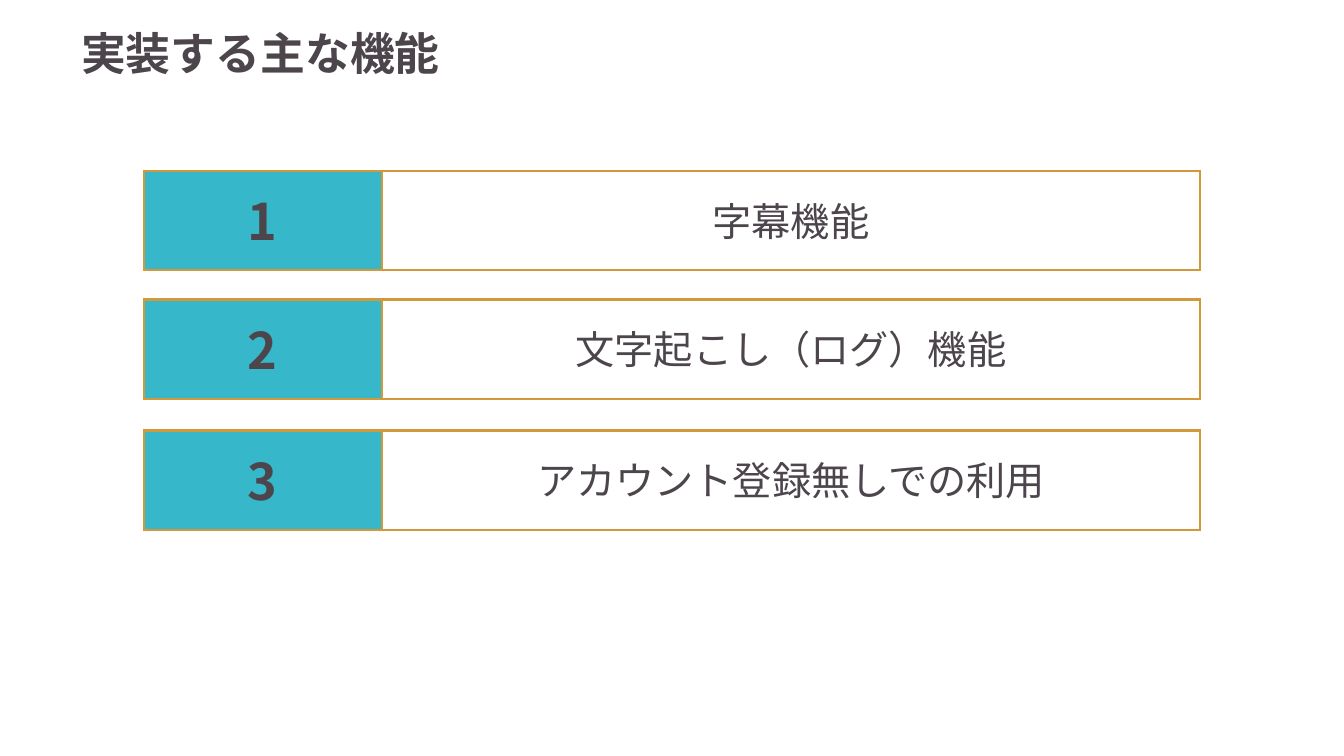
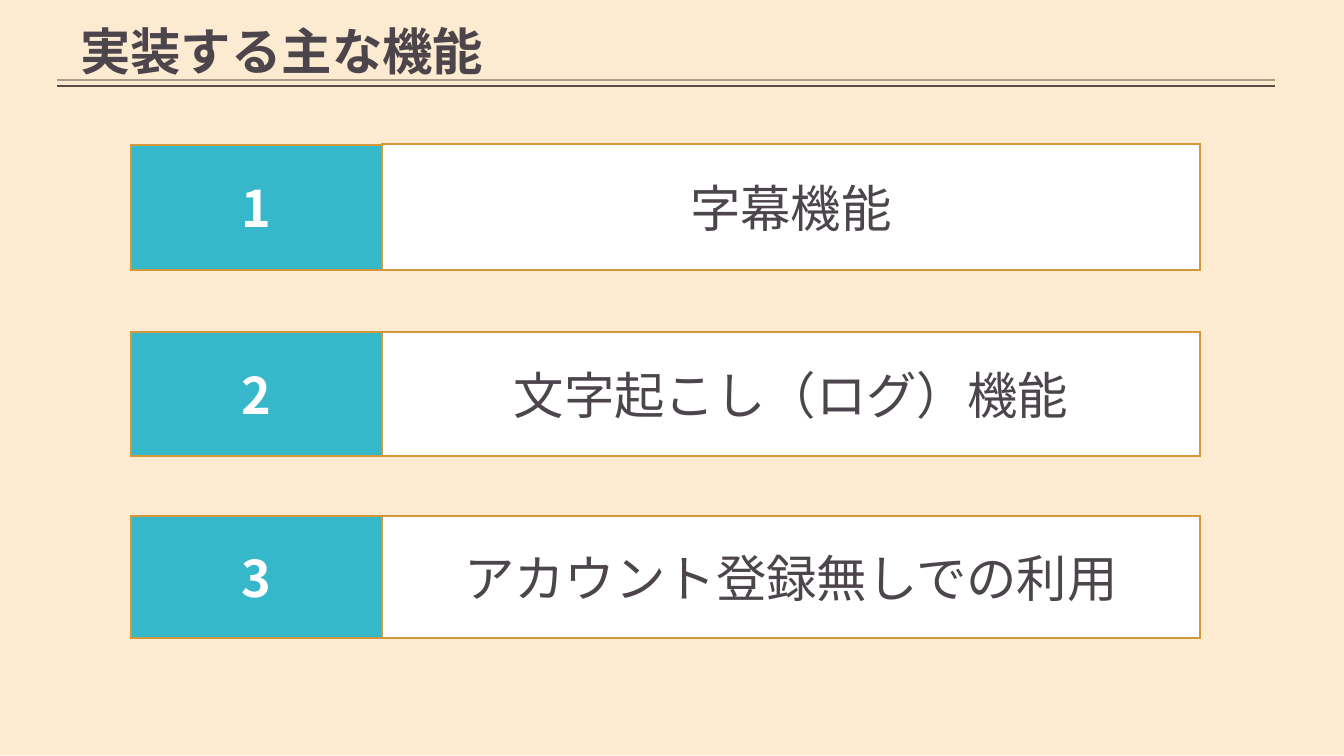
Before and after one commit to AdiosSora/subcall_cosmo, a slide deck: slide 4 of stable.pptx (slide 10 before the commit). Drawn at 1344x756 pixels with LibreOffice and Linux fonts; fonts in the diff are those of the drawing; background and template pictures are left out. Boxes give left, top, right and bottom in pixels: in the first picture for what was removed or moved away, otherwise in the second. Text is boxed around its words. In the diff, an @@ line names an element or a change of style, - is before the commit and + after.

```diff
--- a/stable.pptx
+++ b/stable.pptx
@@ rectangle added at bbox=[0, 0, 1344, 755], fill #FCEAD1 @@
@@ text "実装する主な機能" at bbox=[80, 27, 483, 81]: size 32 to 36 pt @@
@@ line added from (57, 81) to (1274, 81), #AB9B8A 1.75 pt @@
@@ line added from (57, 86) to (1274, 86), #594C43 1.75 pt @@
@@ rectangle "1": place and size @@
-rectangle "1" at bbox=[144, 170, 382, 270]
+rectangle "1" at bbox=[131, 144, 381, 270]
@@ rectangle "字幕機能": place and size @@
-rectangle "字幕機能" at bbox=[382, 170, 1201, 270]
+rectangle "字幕機能" at bbox=[382, 144, 1201, 270]
@@ rectangle "2": place and size @@
-rectangle "2" at bbox=[144, 299, 382, 399]
+rectangle "2" at bbox=[131, 332, 381, 457]
@@ rectangle "文字起こし（ログ）機能": place and size @@
-rectangle "文字起こし（ログ）機能" at bbox=[382, 299, 1201, 399]
+rectangle "文字起こし（ログ）機能" at bbox=[382, 332, 1201, 457]
@@ text colour #4C464C to #FFFFFF in 3 elements at bbox=[131, 144, 381, 270], bbox=[131, 332, 381, 457], bbox=[131, 516, 381, 638] @@
@@ rectangle "3": place and size @@
-rectangle "3" at bbox=[144, 431, 382, 530]
+rectangle "3" at bbox=[131, 516, 381, 638]
@@ size 28 to 36 pt in 3 elements at bbox=[382, 144, 1201, 270], bbox=[382, 332, 1201, 457], bbox=[382, 516, 1201, 638] @@
@@ rectangle "アカウント登録無しでの利用": place and size @@
-rectangle "アカウント登録無しでの利用" at bbox=[382, 431, 1201, 530]
+rectangle "アカウント登録無しでの利用" at bbox=[382, 516, 1201, 638]
```
Also in this commit, not shown: 5 other slides changed, 4 slides added, 18 slides removed.
